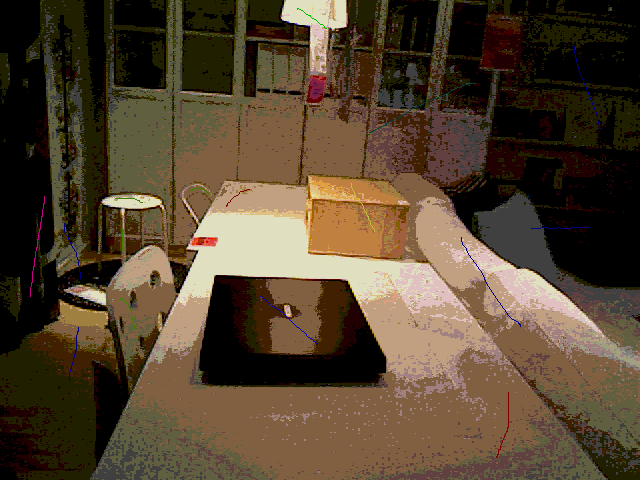
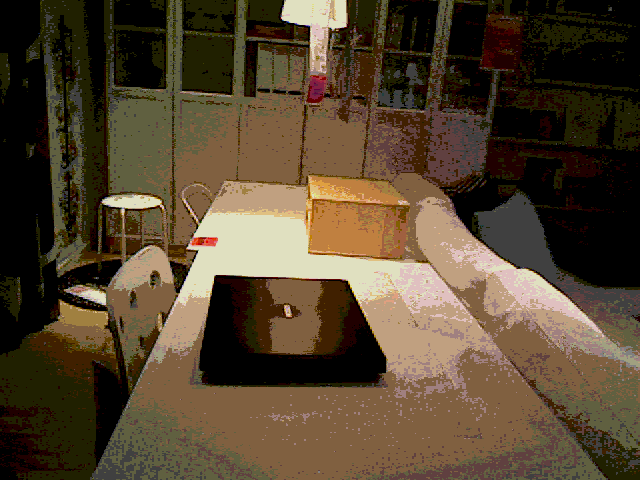
Layer changes from the first 640px x 480px image to the second:
removed layer "Layer #1" over (30, 8, 602, 458)
